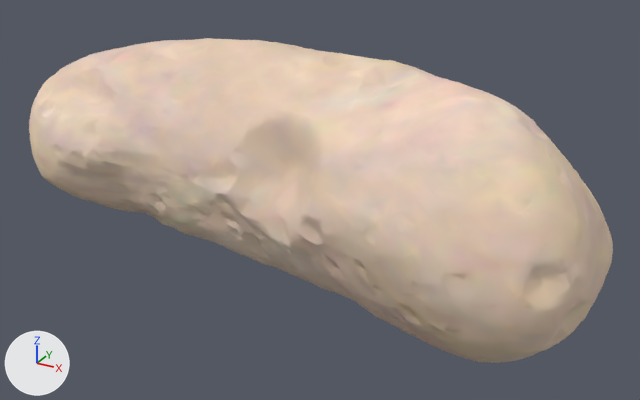
Two versions of the glTF model public/assets/models/eros/eros_shape_2k.glb, one commit apart.
Camera for both pictures: a 50 mm lens placed at (20.0, -36.3, 16.7), pointed at (0.0, 0.1, -1.5). The lights are fixed; the arrows at lower left show +X, +Y and +Z. The older version comes first.

The scene before the commit, as lines of its bpy script (objects in view):
```python
mat_eros = bpy.data.materials.new('eros')
mat_eros.use_nodes = True; mat_eros.node_tree.nodes.clear()
_N = mat_eros.node_tree.nodes; _L = mat_eros.node_tree.links
n0 = _N.new('ShaderNodeBsdfPrincipled'); n0.name = 'Principled BSDF'
n0.inputs[2].default_value = 1.0  # 'Roughness'
n1 = _N.new('ShaderNodeOutputMaterial'); n1.name = 'Material Output'
n2 = _N.new('ShaderNodeVertexColor'); n2.name = 'Color Attribute'
_L.new(n0.outputs[0], n1.inputs[0])  # 'BSDF' to 'Surface'
_L.new(n2.outputs[0], n0.inputs[0])  # 'Color' to 'Base Color'
me_eros = bpy.data.meshes.new('eros')
me_eros.from_pydata(...)  # 7500 vertices, 14996 faces; spans x -17.6..15.1, y -8.3..8.6, z -6.1..5.9
me_eros.materials.append(mat_eros)
ob_eros = bpy.data.objects.new('eros', me_eros)
ob_eros.location = (0.0, 0.0, 0.0)
```
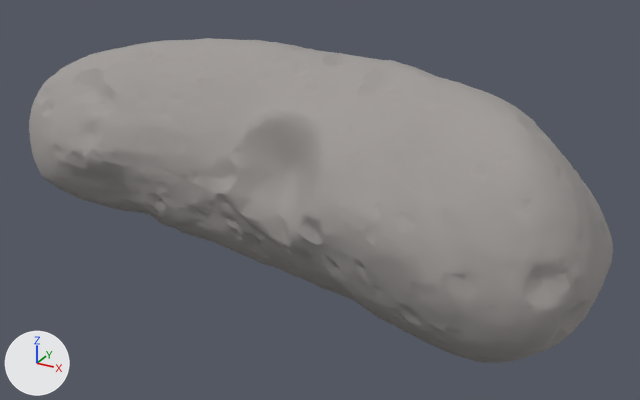
What differs and where, as boxes (x1, y1, x2, y2) in the pictures (640 x 400 px):
'eros', recoloured (darker)
    both: (29, 38, 613, 363)

What changed in the scene script:
```text
Change mat_eros:
    where n0 = _N.new('ShaderNodeBsdfPrincipled'); n0.name = 'Principled BSDF'
    add n0.inputs[0].default_value = (0.35, 0.33, 0.32, 1.0)  # 'Base Color', grey #a09b99
    remove n2 = _N.new('ShaderNodeVertexColor'); n2.name = 'Color Attribute'
    remove _L.new(n2.outputs[0], n0.inputs[0])  # 'Color' to 'Base Color'
Change me_eros:
    where me_eros.from_pydata(...)  # 7500 vertices, 14996 faces; spans x -17.6..15.1, y -8.3..8.6, z -6.1..5.9
    used by ob_eros; location = (0.0, 0.0, 0.0)
    me_eros part 1: vertex colours changed
```
